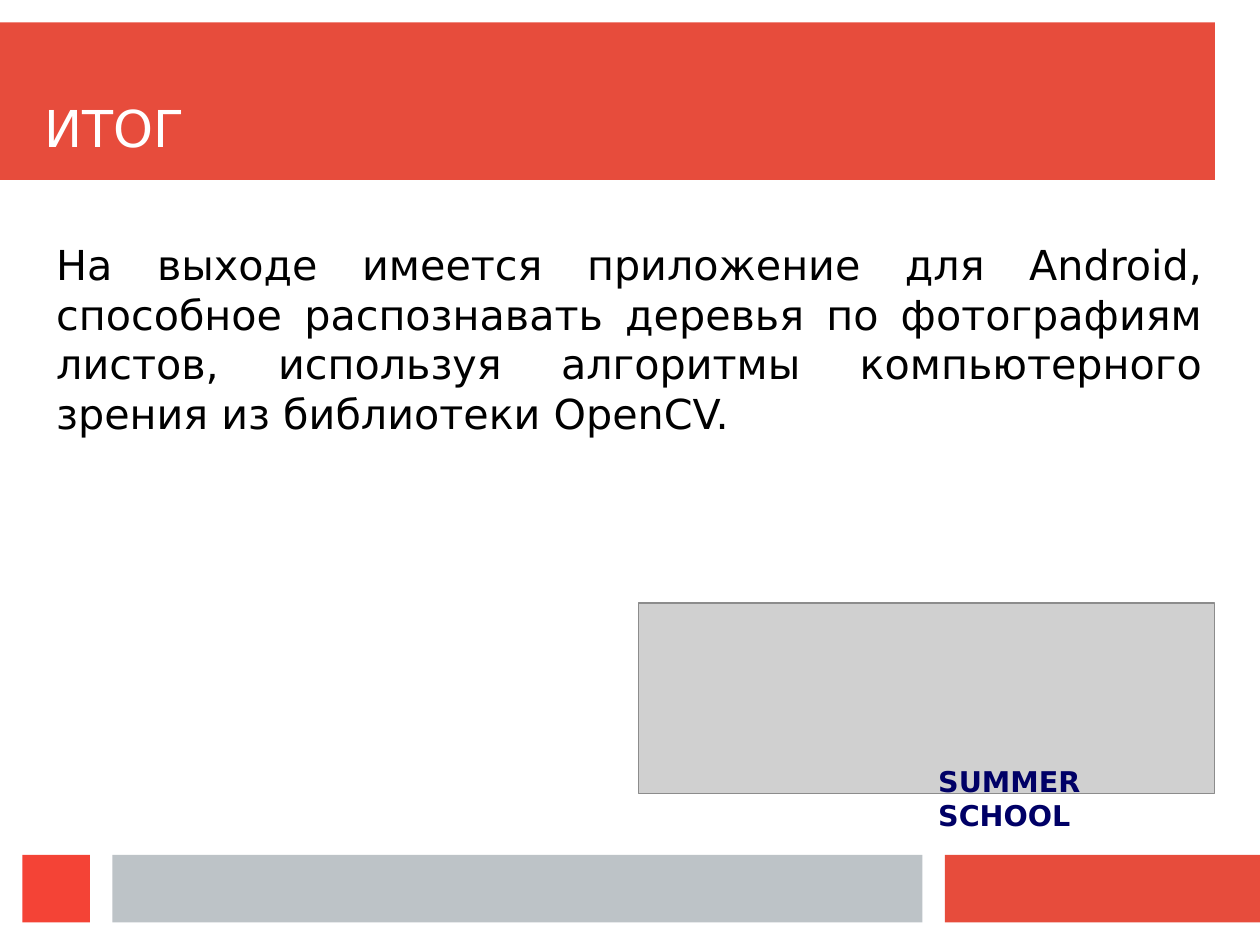
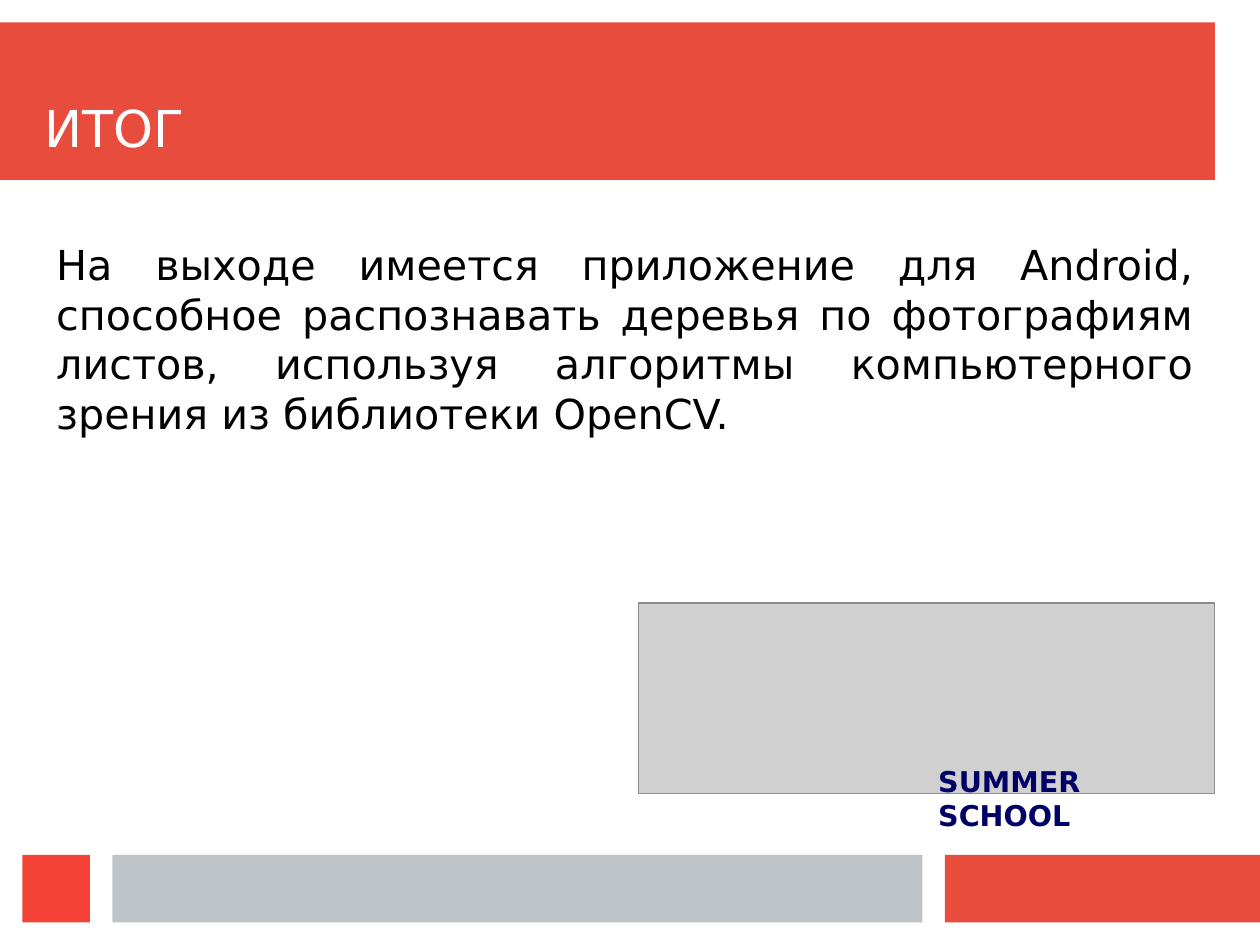
Before and after one commit to Chekist322/Android_OpenCV_TreeRecognition, a slide deck: slide 12 of SummerSchool.odp (slide 11 before the commit). Drawn at 1260x945 pixels with LibreOffice and Linux fonts; fonts in the diff are those of the drawing; grey boxes stand for pictures. Boxes give left, top, right and bottom in pixels: in the first picture for what was removed or moved away, otherwise in the second. Text is boxed around its words. In the diff, an @@ line names an element or a change of style, - is before the commit and + after.

```diff
--- a/SummerSchool.odp
+++ b/SummerSchool.odp
@@ text "На выходе имеется приложение для ..." rewrapped from (56,248,1202,438) to (56,248,1193,438) @@
```
Also in this commit, not shown: 10 other slides changed, 1 slide added, 23 other files.
